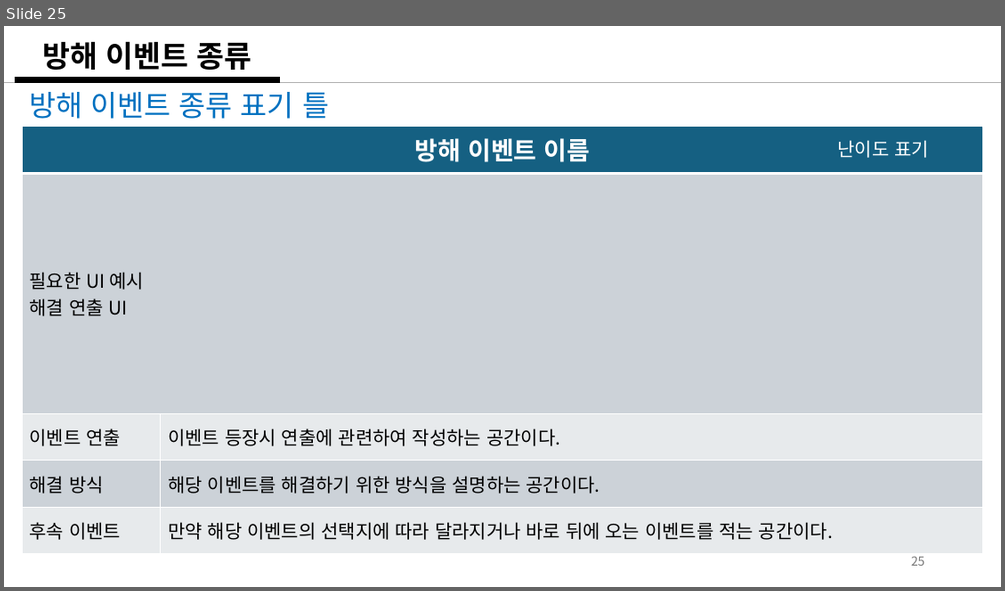
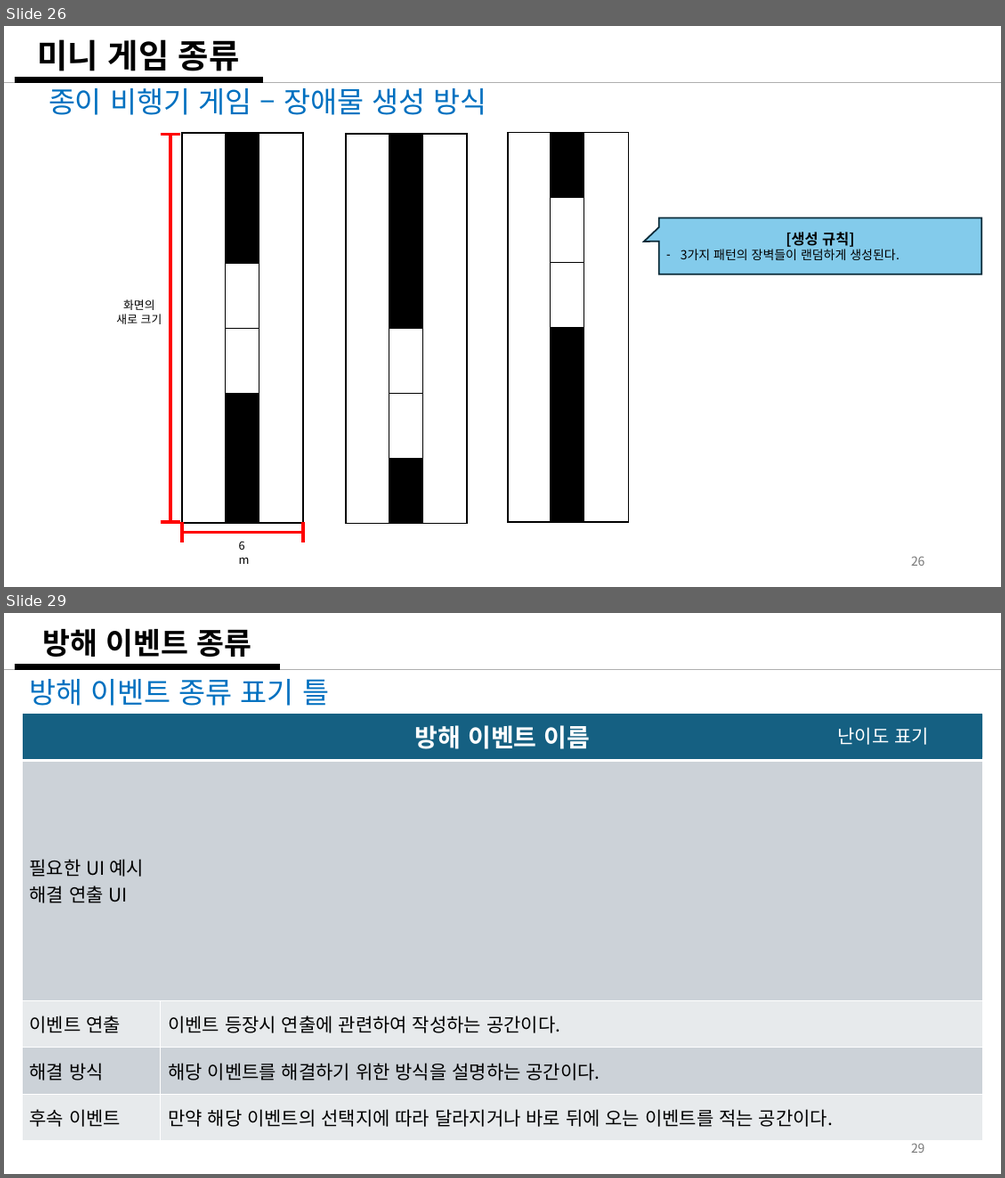
Before and after one commit to weariness00/Mandle_10Minute_Game, a slide deck: document/Please Leave me alone!.pptx. Shown one above the other, each under a label of ours: slide 25 before the commit, slides 26 and 29 after it; the slides between them are not shown. The pictures are 1005x591 and 1005x1178 pixels, drawn with LibreOffice and Linux fonts; fonts in the diff are those of the drawing. Boxes give left, top, right and bottom in pixels: in the first picture for what was removed or moved away, otherwise in the second. Text is boxed around its words. In the diff, an @@ line names an element or a change of style, - is before the commit and + after.

Commit message:
20250204_기획_update
- 추가 미니게임 기획

```diff
--- a/document/Please Leave me alone!.pptx
+++ b/document/Please Leave me alone!.pptx
@@ slide 26 added at (4, 26, 1001, 587), background #FFFFFF @@
@@ title added at (38, 39, 240, 71), 32 pt, text #000000, bold @@
+미니 게임 종류
@@ line added from (4, 83) to (1001, 83), #AEAEAE 1.5 pt @@
@@ line added from (15, 79) to (263, 79), #000000 6 pt @@
@@ text added at (48, 82, 486, 115), 28 pt, text #0070C0 @@
+종이 비행기 게임 – 장애물 생성 방식
@@ rectangle added at (508, 132, 629, 522), fill #FFFFFF, outline #000000 1.5 pt @@
@@ line added from (161, 134) to (180, 134), #FF0000 3 pt @@
@@ line added from (170, 134) to (170, 522), #FF0000 3 pt @@
@@ rectangle added at (182, 133, 303, 523), fill #FFFFFF, outline #000000 1.5 pt @@
@@ table added at (226, 134, 259, 523), 6 rows, 1 columns @@
+
+
+
+
+
+
@@ rectangle added at (346, 134, 467, 524), fill #FFFFFF, outline #000000 1.5 pt @@
@@ table added at (389, 134, 423, 523), 6 rows, 1 columns @@
+
+
+
+
+
+
@@ table added at (550, 133, 584, 522), 6 rows, 1 columns @@
+
+
+
+
+
+
@@ speech box added at (659, 218, 982, 274), fill #83CBEB, outline #092A39 1.5 pt, 12 pt, text #000000 @@
+[생성 규칙]
+– 3가지 패턴의 장벽들이 랜덤하게 생성된다.
@@ text added at (116, 299, 162, 324), 11 pt, text #000000 @@
+화면의
+새로 크기
@@ line added from (161, 522) to (180, 522), #FF0000 3 pt @@
@@ line added from (182, 542) to (182, 522), #FF0000 3 pt @@
@@ line added from (182, 532) to (303, 532), #FF0000 3 pt @@
@@ line added from (303, 542) to (303, 522), #FF0000 3 pt @@
@@ text added at (231, 535, 263, 557), 11 pt, text #000000 @@
+6m
@@ page number added at (911, 556, 925, 565), 12 pt, text #797979 @@
+26
@@ what was slide 25 is now slide 29 @@
@@ page number at (911, 1143, 925, 1152): text changed @@
-25
+29
```
Also in this commit, not shown: 7 slides changed, 3 other slides added, 1 other file.
